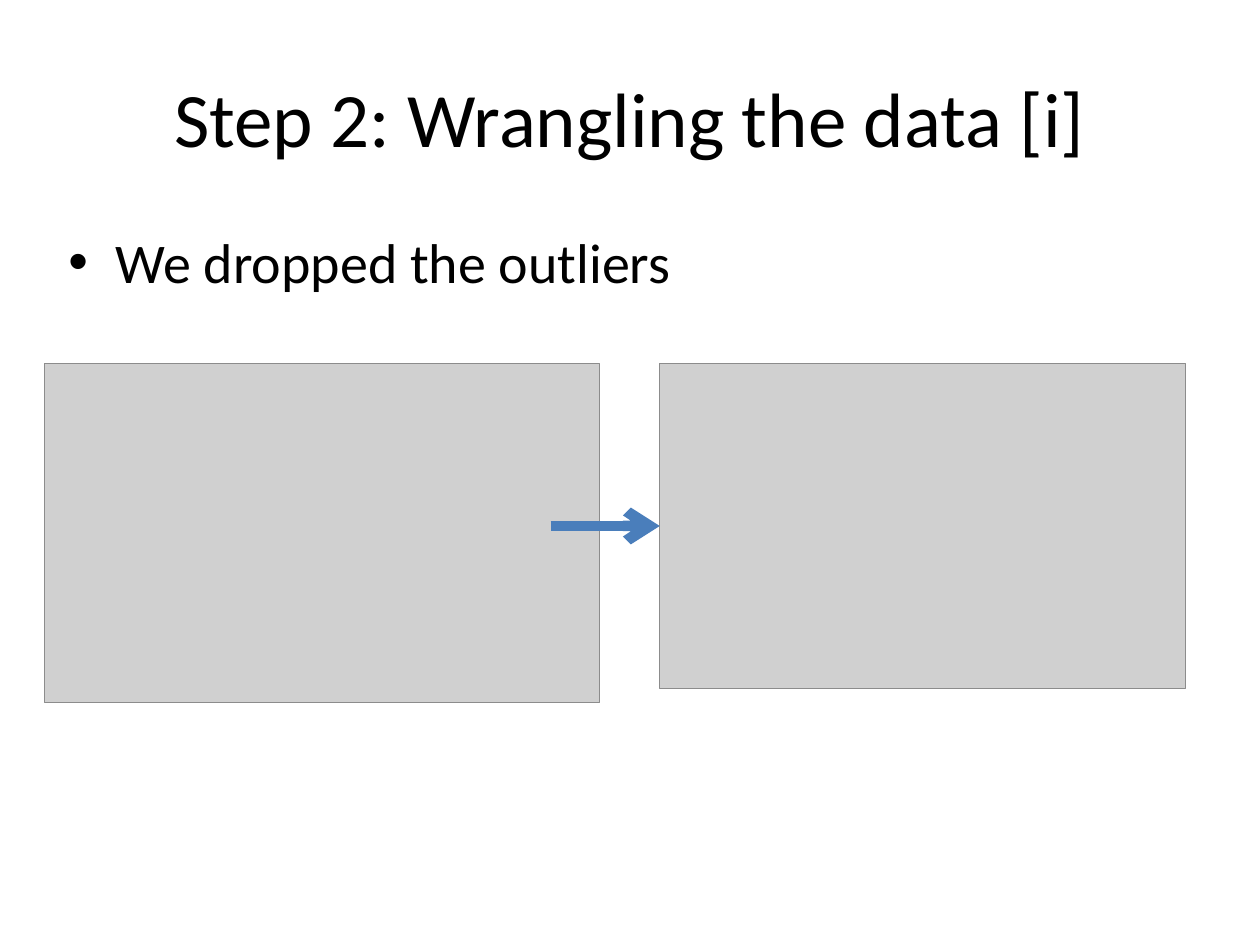
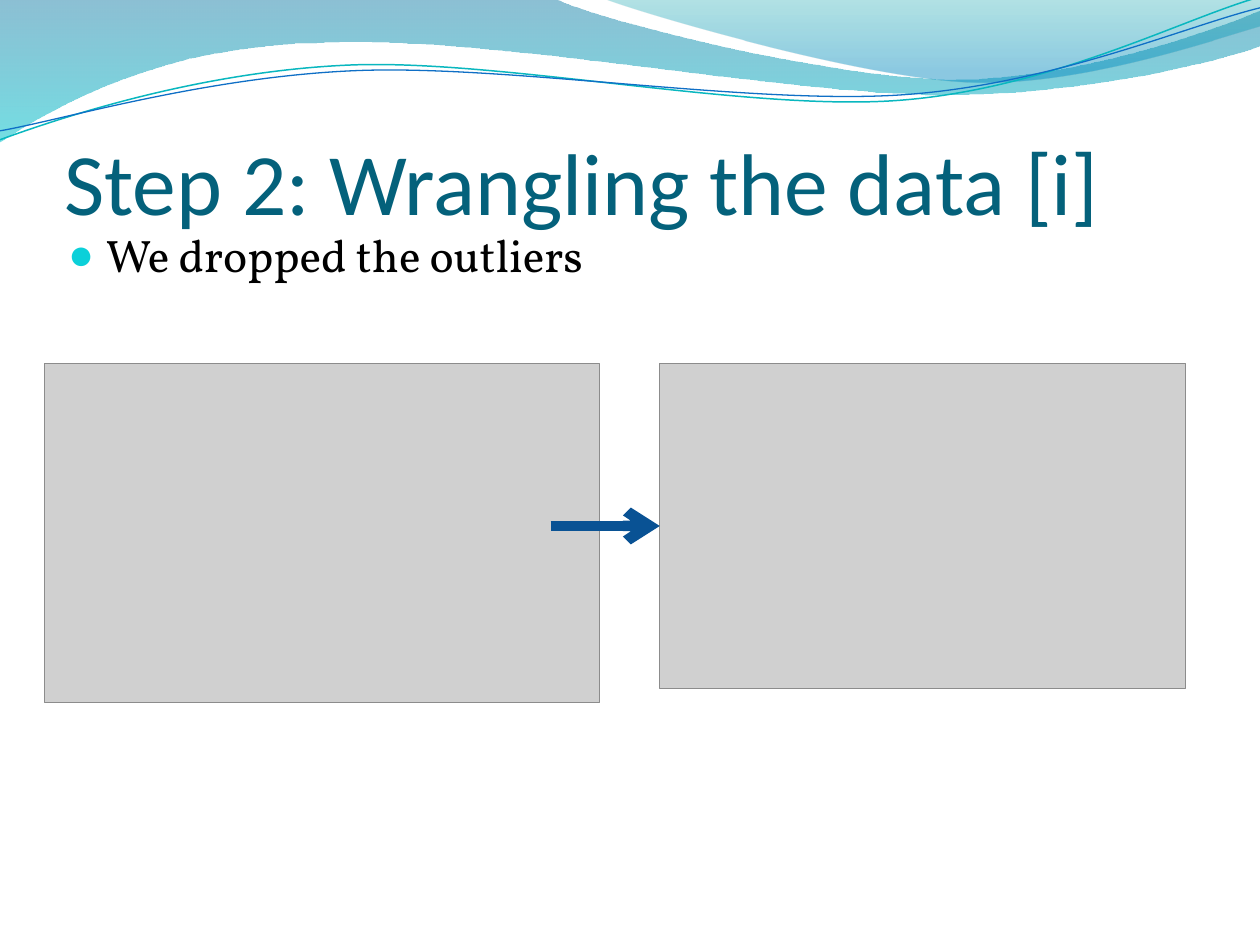
Before and after one commit to lkrump7/regression-apples-predict-api-template, a slide deck: slide 17 of What will the apples cost.pptx. Drawn at 1260x945 pixels with LibreOffice and Linux fonts; fonts in the diff are those of the drawing; grey boxes stand for pictures; background and template pictures are left out. Boxes give left, top, right and bottom in pixels: in the first picture for what was removed or moved away, otherwise in the second. Text is boxed around its words. In the diff, an @@ line names an element or a change of style, - is before the commit and + after.

```diff
--- a/What will the apples cost.pptx
+++ b/What will the apples cost.pptx
@@ freeform shape added at [0,0,1260,142], fill gradient #0074A1 to #00C6CF @@
@@ freeform shape added at [0,0,1260,147], outline #0AB8BF 0.85 pt @@
@@ freeform shape added at [0,8,1260,141], outline #0F6FC6 0.75 pt @@
@@ freeform shape added at [604,0,1260,87], fill gradient #00A1A9 to #008BBF @@
@@ title "Step 2: Wrangling the data ...": place and size @@
-title "Step 2: Wrangling the data ..." at [174,91,1084,161]
+title "Step 2: Wrangling the data ..." at [64,151,1099,230]
@@ title "Step 2: Wrangling the data ..." at [64,151,1099,230]: size 44 to 50 pt, text colour #000000 to #04617B; alignment centre to left; vertical alignment middle to bottom @@
@@ text "We dropped the outliers" at [106,229,583,283]: size 32 to 26 pt, font Calibri to Vollkorn; bullet • to ●; less space between paragraphs @@
@@ arrow (551, 525) - (660, 525): stroke #4B7EBC 6 pt to #095295 6 pt @@
```
Also in this commit, not shown: 23 other slides changed, 6 slides added.
